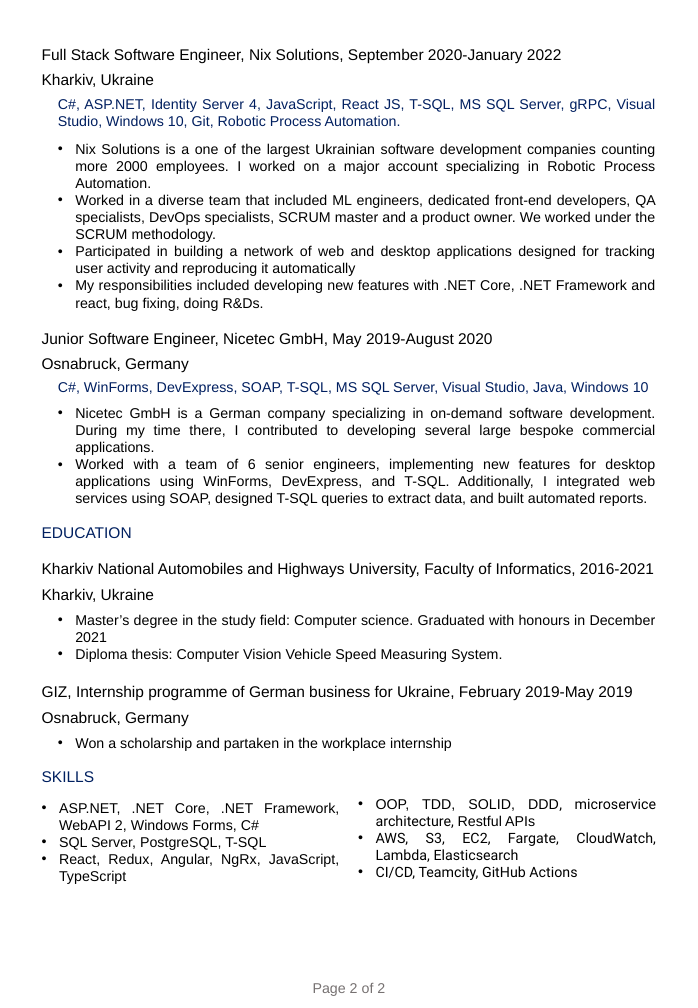
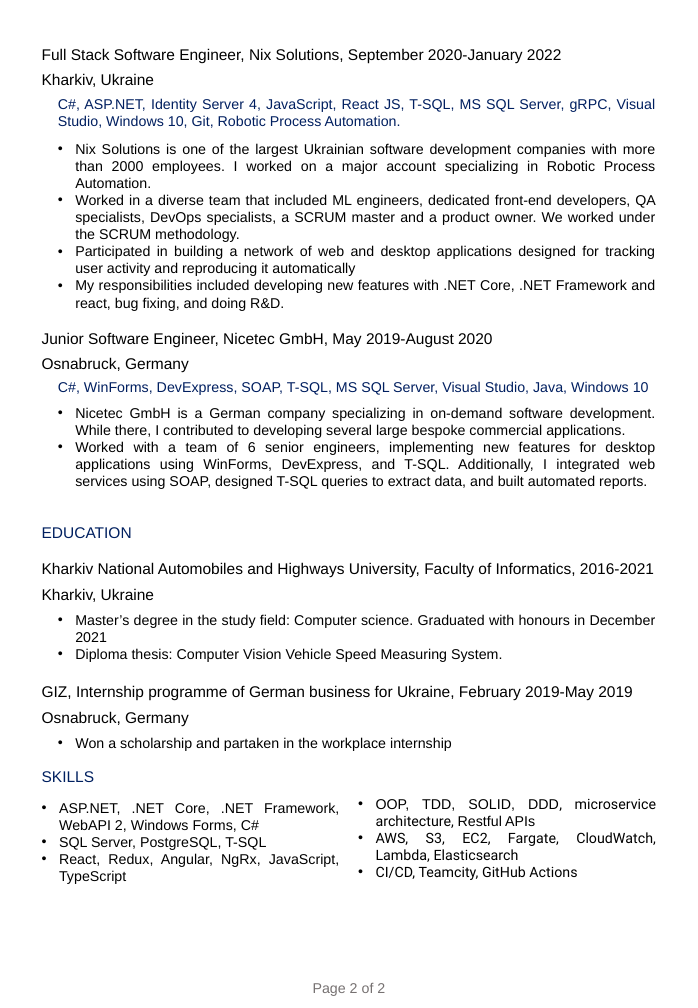
Before and after one commit to khamzakhamzakhamza/cv, a slide deck: slide 2 of Illia Khamza CV 2024 .pptx. Drawn at 698x1008 pixels with LibreOffice and Linux fonts; fonts in the diff are those of the drawing. Boxes give left, top, right and bottom in pixels: in the first picture for what was removed or moved away, otherwise in the second. Text is boxed around its words. In the diff, an @@ line names an element or a change of style, - is before the commit and + after.

```diff
--- a/Illia Khamza CV 2024 .pptx
+++ b/Illia Khamza CV 2024 .pptx
@@ text at <box>75,143,656,242</box>: text changed @@
-• Nix Solutions is a one of the largest Ukrainian software development companies counting more 2000 employees. I worked on a major account specializing in Robotic Process Automation.
-• Worked in a diverse team that included ML engineers, dedicated front-end developers, QA specialists, DevOps specialists, SCRUM master and a product owner. We worked under the SCRUM methodology.
+• Nix Solutions is one of the largest Ukrainian software development companies with more than 2000 employees. I worked on a major account specializing in Robotic Process Automation.
+• Worked in a diverse team that included ML engineers, dedicated front-end developers, QA specialists, DevOps specialists, a SCRUM master and a product owner. We worked under the SCRUM methodology.
@@ text at <box>75,279,655,311</box>: text changed @@
-• My responsibilities included developing new features with .NET Core, .NET Framework and react, bug fixing, doing R&Ds.
+• My responsibilities included developing new features with .NET Core, .NET Framework and react, bug fixing, and doing R&D.
@@ text at <box>75,407,656,438</box>: text changed @@
-• Nicetec GmbH is a German company specializing in on-demand software development. During my time there, I contributed to developing several large bespoke commercial applications.
+• Nicetec GmbH is a German company specializing in on-demand software development. While there, I contributed to developing several large bespoke commercial applications.
```
Also in this commit, not shown: 1 other file.
